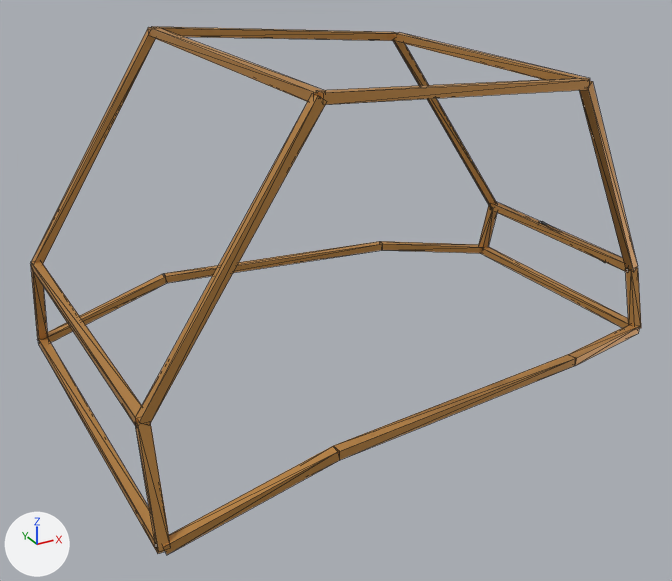
Renders of the glTF model Resource/Export/Vehicles/Parts/Vehicle_Hauler_Canopy_Armored.glb from each side of a commit.
Both versions are drawn from a 50 mm lens placed at (-0.2, -2.17, 2.51), pointed at (0.97, -0.06, 1.45). The axes (+X, +Y, +Z) are drawn at lower left. The lights are the same throughout. The first picture is the older version. Mesh edges are drawn as thin lines. Vertices at exactly the same position are counted once.

Objects in the first picture: 'Vehicle_Hauler_Canopy_Armored'.
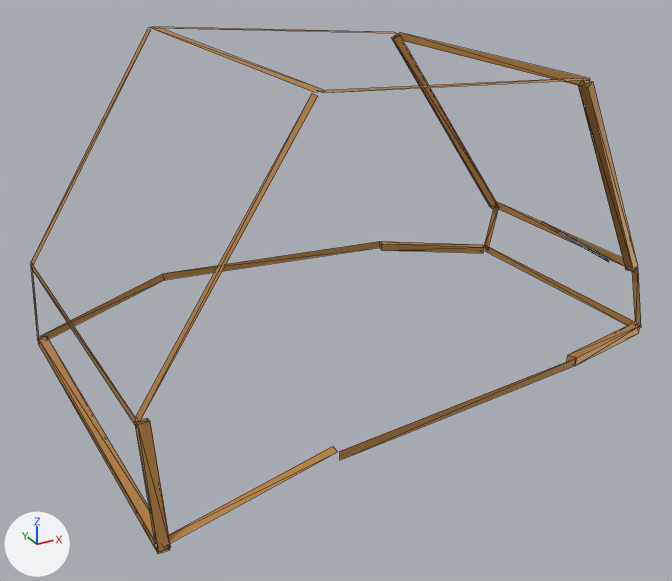
What differs and where, as boxes [x1, y1, x2, y2] in the pictures (672 x 581 px):
'Vehicle_Hauler_Canopy_Armored', reshaped
    before: [31, 27, 641, 555]
    after: [31, 27, 641, 554]
part 1 of me_vehicle_hauler_canopy_armored_mesh_001, cut back
    before: [31, 28, 641, 555]
    after: [340, 241, 639, 460]

What changed in the scene script:
```text
Change me_vehicle_hauler_canopy_armored_mesh_001:
    used by ob_vehicle_hauler_canopy_armored; location = (0.0, 0.0, 0.0)
    remove me_vehicle_hauler_canopy_armored_mesh_001.from_pydata(...)  # 184 vertices, 276 faces; spans x 0.25..1.84, y -0.6..0.6, z 1.18..2.12
    add me_vehicle_hauler_canopy_armored_mesh_001.from_pydata(...)  # 116 vertices, 106 faces; spans x 0.25..1.84, y -0.6..0.6, z 1.18..2.12
    me_vehicle_hauler_canopy_armored_mesh_001 part 1
    68 vertices are removed from x 0.26..1.82, y -0.6..0.58, z 1.18..2.11
    188 faces are deleted
    18 new faces join them, mat_vehicle_utility (orange #c8904b)
```
